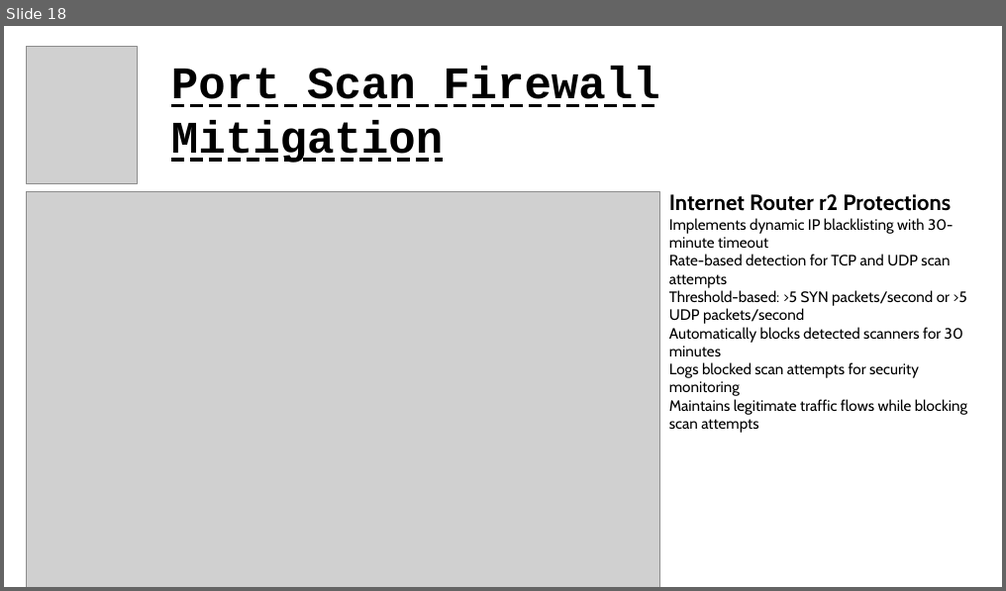
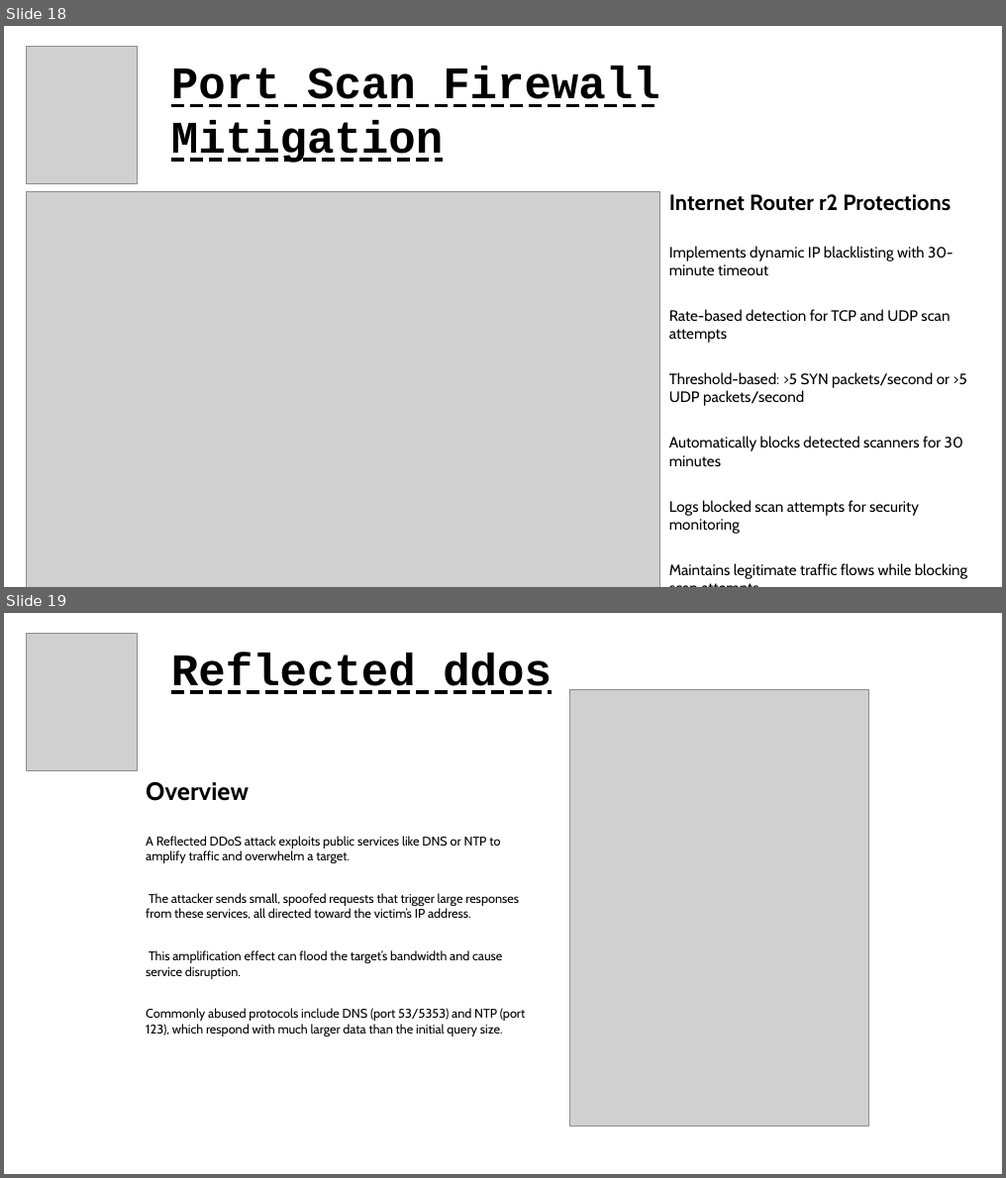
Before and after one commit to nottoBD/mininet-secops, a slide deck: slides_presentation_mininet-secops.odp. Shown one above the other, each under a label of ours: slide 18 before the commit, slides 18 and 19 after it. The pictures are 1006x591 and 1006x1178 pixels, drawn with LibreOffice and Linux fonts; fonts in the diff are those of the drawing; grey boxes stand for pictures. Boxes give left, top, right and bottom in pixels: in the first picture for what was removed or moved away, otherwise in the second. Text is boxed around its words. In the diff, an @@ line names an element or a change of style, - is before the commit and + after.

```diff
--- a/slides_presentation_mininet-secops.odp
+++ b/slides_presentation_mininet-secops.odp
@@ slide 19 added at box(4, 613, 1002, 1174), background #FFFFFF @@
@@ picture added at box(27, 633, 137, 771) @@
@@ text added at box(171, 653, 551, 694), 36 pt, text #000000, bold, underline @@
+Reflected ddos
@@ picture added at box(570, 690, 869, 1127) @@
@@ text added at box(146, 782, 525, 1037), 10 pt, text #000000 @@
+Overview
+A Reflected DDoS attack exploits public services like DNS or NTP to amplify traffic and overwhelm a target.
+The attacker sends small, spoofed requests that trigger large responses from these services, all directed toward the victim’s IP address.
+This amplification effect can flood the target’s bandwidth and cause service disruption.
+Commonly abused protocols include DNS (port 53/5353) and NTP (port 123), which respond with much larger data than the initial query size.
@@ slide 18 changed as well @@
@@ text "Internet Router r2 Protections" at box(669, 194, 967, 579): more space between paragraphs @@
```
Also in this commit, not shown: 16 other slides changed, 5 other slides added.
